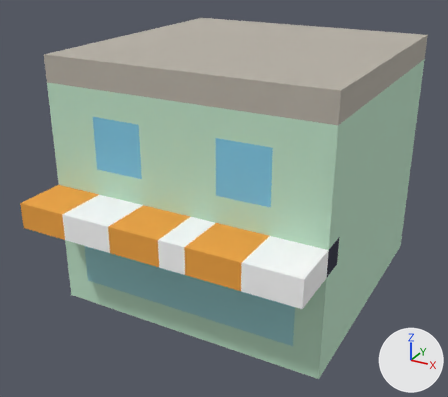
The glTF model assets/models/skins/voxel/shop.glb, before and after one commit.
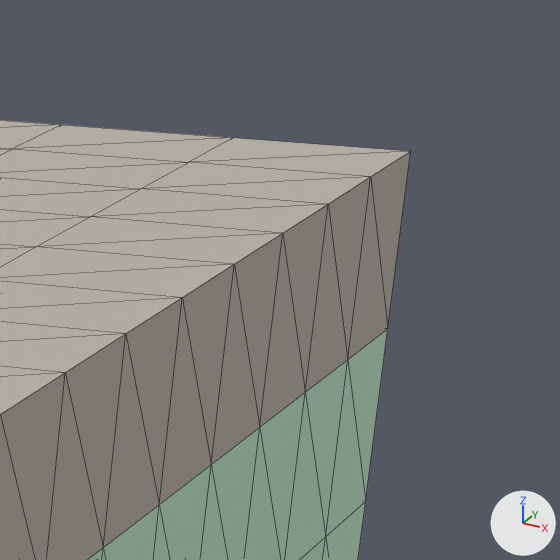
Each version is shown whole from a 50 mm lens placed at (8.98, -18.17, 11.74), pointed at (-0.26, -1.37, 3.34), then close up on the part from 83% to 100% of the width and 4% to 23% of the height. Arrows for +X, +Y and +Z are at lower right; the lights stay in place. The older version's two pictures come first. The close-ups show mesh edges as thin lines. Where no turn or scale is listed for an object, it has been applied to the vertices.

In view in the first close-up: 'shop_roof_flat', 'shop_wall_mint'.
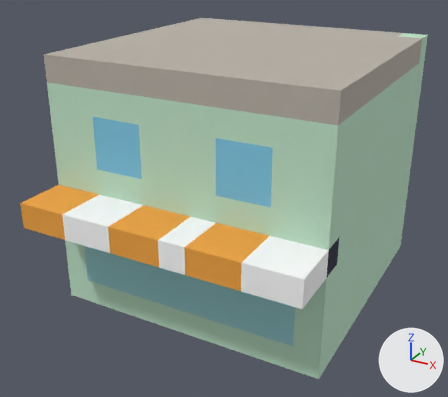
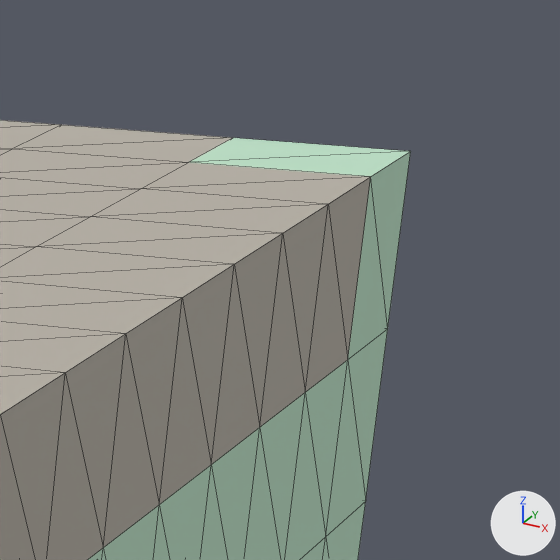
The newer file is also rescaled (x0.992), turned or shifted as a whole; pictures and numbers use the older file's frame.

The edits, one by one:
me_shop_wall_mint is used by ob_shop_wall_mint; location (0.0, 0.0, 0.0).
Verts and faces of me_shop_wall_mint; kept vertices keep their numbers, new ones are numbered from 512.
Before the commit, vertices of me_shop_wall_mint: 109 (4.55, 3.73, 7.45) at pixel (347, 359), 119 (4.55, 4.55, 7.45) at pixel (387, 328), 337 (3.73, 4.55, 7.45).
me_shop_wall_mint had 512 vertices, 922 faces and spanned x -4.55..4.55, y -4.55..4.55, z 0.0..7.45.
me_shop_wall_mint now has 516 vertices, 928 faces and spans x -4.55..4.55, y -4.55..4.55, z 0.0..8.28.
Part 1, on me_shop_wall_mint:
New vertices 512, 513, 514 stand at vertices 109, 119, 337, in that order, plus (0.0, 0.0, 0.83).
New vertex 515 is at (3.73, 3.73, 8.28), pixel (188, 162).
New faces: (109, 119, 512), (119, 513, 512), (337, 514, 513), (119, 337, 513), (513, 514, 515), (512, 513, 515).
me_shop_roof_flat is used by ob_shop_roof_flat; location (0.0, 0.0, 0.0).
Verts and faces of me_shop_roof_flat; kept vertices keep their numbers, new ones are numbered from 188.
Before the commit, vertices of me_shop_roof_flat: 20 (4.55, 3.73, 7.45) at pixel (347, 359), 21 (4.55, 3.73, 8.28) at pixel (370, 176), 22 (4.55, 4.55, 7.45) at pixel (387, 328), 23 (4.55, 4.55, 8.28) at pixel (410, 151), 66 (3.73, 4.55, 8.28) at pixel (233, 137).
Before the commit, vertices of me_shop_roof_flat: 67 (3.73, 4.55, 7.45), 187 (3.73, 3.73, 8.28) at pixel (188, 162).
me_shop_roof_flat had 188 vertices, 330 faces and spanned x -4.55..4.55, y -4.55..4.55, z 7.45..8.28.
me_shop_roof_flat now has 186 vertices, 324 faces and spans x -4.55..4.55, y -4.55..4.55, z 7.45..8.28.
Part 2, on me_shop_roof_flat:
Vertices deleted: 22, 23 (with the faces that use them).

Changed parts and their boxes (x1, y1, x2, y2) in the close-ups (560 x 560 px):
'shop_roof_flat', reshaped
    before: (0, 120, 411, 560)
    after: (0, 120, 371, 560)
'shop_wall_mint', reshaped
    before: (88, 329, 388, 560)
    after: (88, 138, 411, 560)
part 1 of me_shop_wall_mint, added (pale green)
    after: (189, 138, 411, 359)
part 2 of me_shop_roof_flat, deleted
    before: (189, 138, 411, 359)
